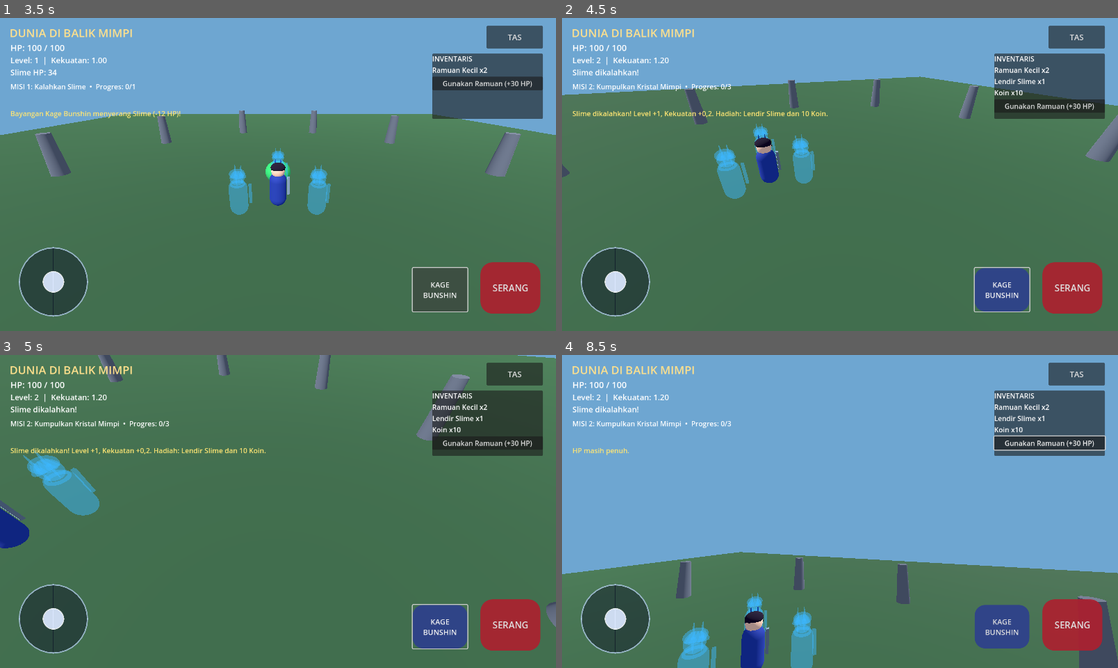
Above: before the commit, frames 1-4 (two rows, left to right).
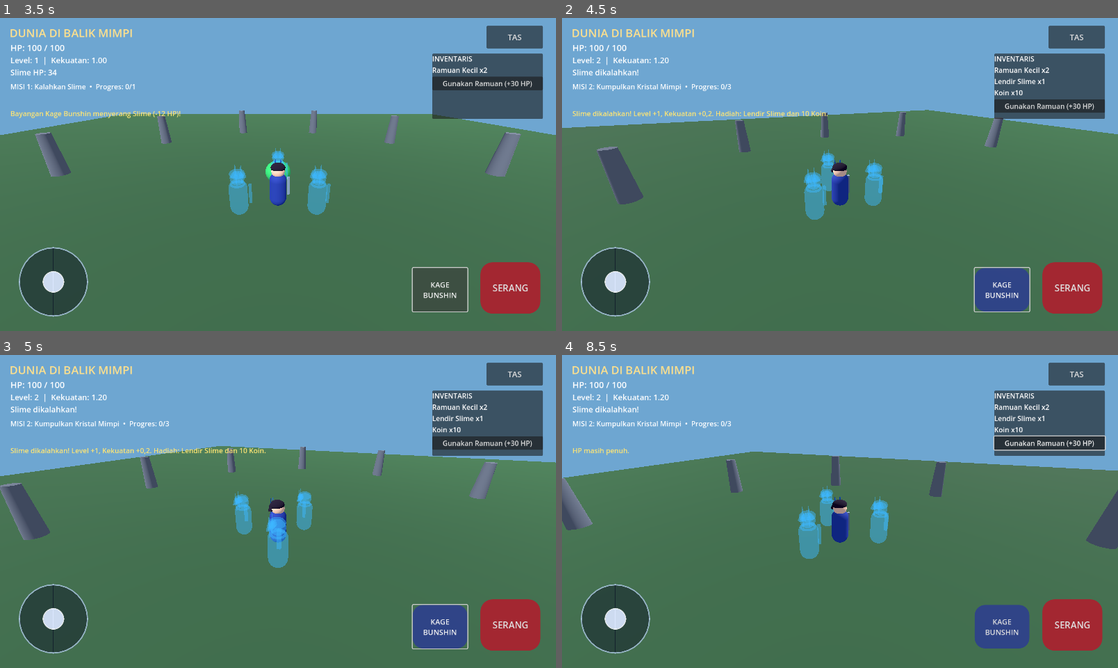
Above: after the commit, the same moments.

Repository: anjingsayang80-ui/Dunia-di-Balik-Mimpi
Game: Godot game, scene res://scenes/main.tscn
Same seed, same stepped clock (60 frames per second), same inputs: the game is played once before the commit and once after it.
Inputs (mouse positions are in pixels of both pictures, inside the frame that each line leads up to):
- Up to frame 1 (3.5 s): click "TAS" at 0.5 s; click "Gunakan Ramuan (+30 HP)" at 1.25 s; click "SERANG" at 2 s; click "KAGE BUNSHIN" at 2.75 s
- Up to frame 2 (4.5 s): tap Enter at 3.5 s; move the mouse to (962, 158) at 3.52 s; hold Right (ui_right) 3.53-4.25 s; click (962, 158) at 3.67 s; drag from (728, 190) to (812, 237) at 4.27 s
- Up to frame 3 (5 s): no input
- Up to frame 4 (8.5 s): click "Gunakan Ramuan (+30 HP)" at 5 s; tap Space at 5.75 s; move the mouse to (895, 442) at 5.77 s; hold Right (ui_right) 5.78-6.5 s; drag from (812, 574) to (673, 464) at 6.52 s; move the mouse to (1006, 558) at 7.27 s; hold Left (ui_left) 7.28-8 s; drag from (673, 464) to (756, 433) at 8.02 s

Frame 1 is identical in both runs. In frame 2, 14% of the frame differs, in the area x 0-100%, y 18-65%; in frame 3, 36%; in frame 4, 36%, in the area x 0-100%, y 30-100%.

Commit message:
Make swipe camera orbit around the player

Diff:
--- a/android-game/scripts/main.gd
+++ b/android-game/scripts/main.gd
@@ -8,6 +8,7 @@
 var joystick: Control
 var knob: Panel
 var camera_node: Camera3D
+var camera_pivot: Node3D
 var camera_touch_index := -1
 var camera_last_touch := Vector2.ZERO
 var camera_mouse_drag := false
@@ -102,11 +103,15 @@
     if game_state.dream_crystal_quest_completed:
         _spawn_boss()
 
+    camera_pivot = Node3D.new()
+    camera_pivot.name = "CameraPivot"
+    camera_pivot.position = Vector3(0, 1.1, 0)
+    hero.add_child(camera_pivot)
     camera_node = Camera3D.new()
-    camera_node.position = Vector3(0, 5.5, 9)
-    camera_node.rotation_degrees = Vector3(-23, 0, 0)
+    camera_node.position = Vector3(0, 4.4, 9)
+    camera_node.rotation_degrees.x = -23.0
     camera_node.current = true
-    hero.add_child(camera_node)
+    camera_pivot.add_child(camera_node)
 
 func _spawn_dream_crystals() -> void:
     if not game_state.quest_completed or game_state.dream_crystal_quest_completed:
@@ -420,10 +425,10 @@
         _rotate_camera(event.relative)
 
 func _rotate_camera(delta: Vector2) -> void:
-    if not is_instance_valid(camera_node):
+    if not is_instance_valid(camera_pivot):
         return
-    camera_node.rotation.y -= delta.x * 0.006
-    camera_node.rotation.x = clampf(camera_node.rotation.x - delta.y * 0.004, deg_to_rad(-55.0), deg_to_rad(5.0))
+    camera_pivot.rotation.y -= delta.x * 0.006
+    camera_pivot.rotation.x = clampf(camera_pivot.rotation.x - delta.y * 0.004, deg_to_rad(-0.15), deg_to_rad(0.55))
 
 func _shadow_clone_attack(delta: float) -> void:
     for i in range(shadow_clones.size()):
